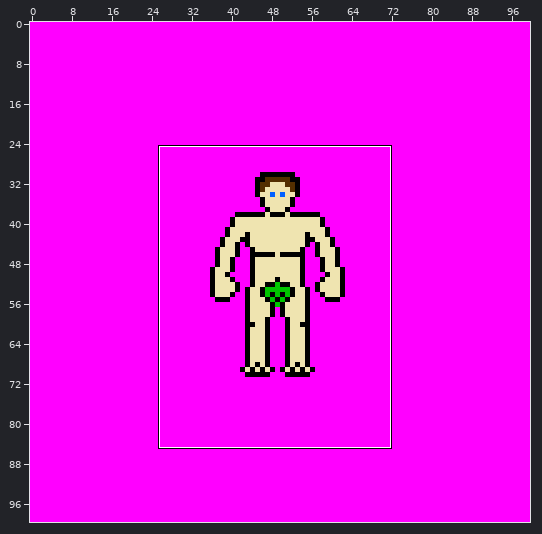
Pixel-art file: resources/images/ase_work/base_death.ase. Above, an overview of the earlier version with the close-up marked.
Close-up. First the earlier version:
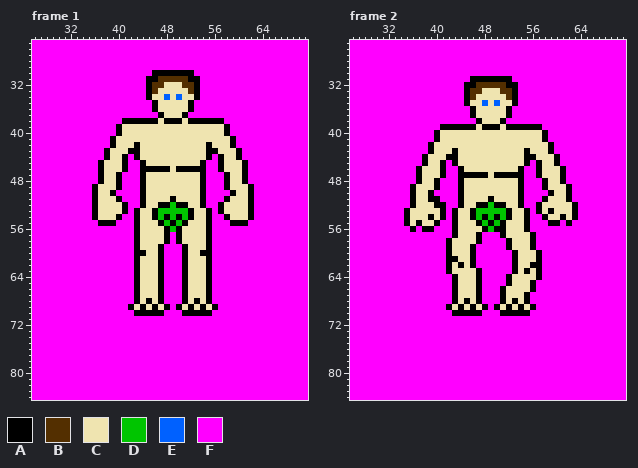
100x100 pixels, 13 frames. Shown: frame 1: x 26..71, y 25..84; frame 2: x 26..71, y 25..84. The commit also changed other frames or places, which this record leaves out.
Palette (. is transparent): A #000000  B #532f00  C #efe4b0  D #00c500  E #0061ff  F #ff00ff
New version:
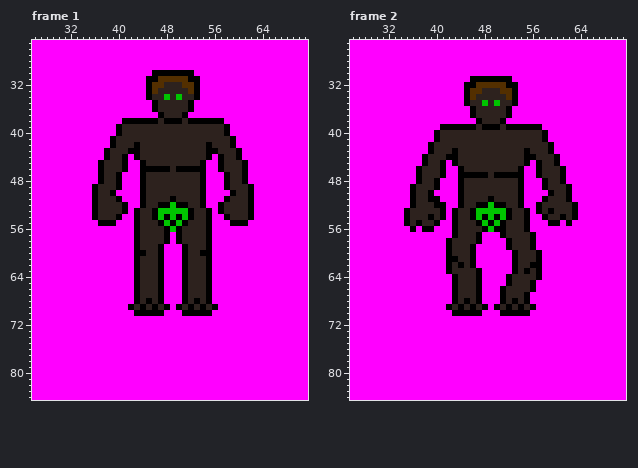
The edit:
{"change": "layer \"human - male - white\" added"}
{"change": "layer \"human - male - tan\" added"}
{"change": "layer \"human - male - brown\" added"}
{"change": "layer \"human - male - black\" added"}
{"change": "layer \"base\" removed"}
{"colour":"C","old":"#efe4b0","new":"#2d221e"}
{"where": "frame 1, layer \"human - male - black\""}
{"frame":1,"y":34,"x":48,"old":"E","new":"D"}
{"frame":1,"y":34,"x":50,"old":"E","new":"D"}
{"where": "frame 2, layer \"human - male - black\""}
{"frame":2,"y":35,"x":48,"old":"E","new":"D"}
{"frame":2,"y":35,"x":50,"old":"E","new":"D"}
{"label":"changed","picture_box":[98,82,248,310]}
{"label":"changed","picture_box":[410,88,572,310]}
